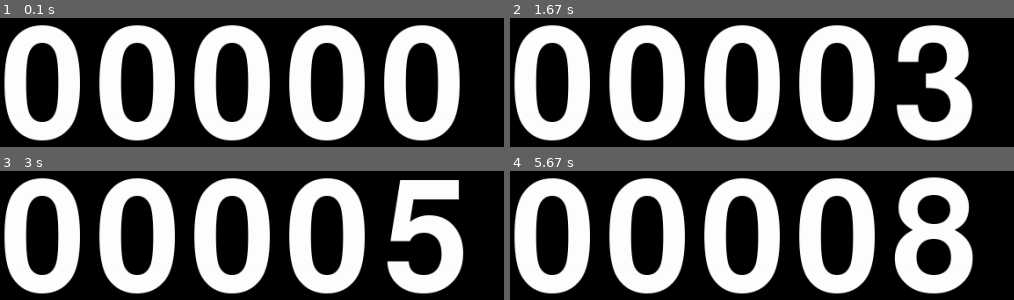
Above: before the commit, frames 1-4 (two rows, left to right).
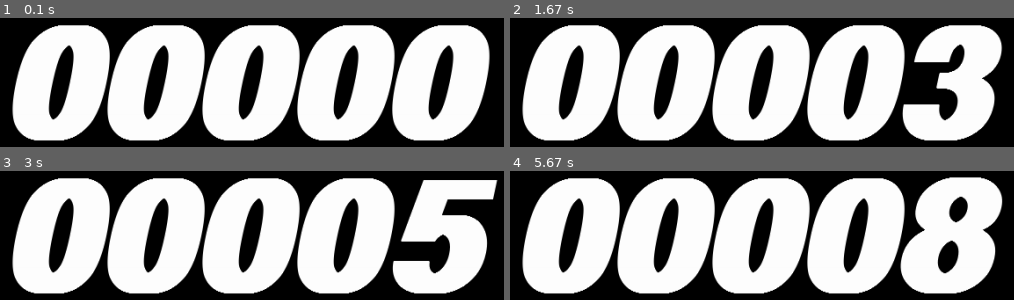
Above: after the commit, the same moments.

Repository: emard/pygame-counter
Game: pygame game, started from counter.py
Same seed, same stepped clock (60 frames per second), same inputs: the game is played once before the commit and once after it.
Inputs:
- Up to frame 1 (0.1 s): no input
- Up to frame 2 (1.67 s): tap Space at 0.33, 0.73, 1.23 s
- Up to frame 3 (3 s): tap Space at 1.82, 2.58 s
- Up to frame 4 (5.67 s): tap Space at 3.48, 4.47, 5.52 s

The runs differ from the first frame. In frame 1, 53% of the frame differs, in the area x 0-98%, y 5-96%; in frame 2, 52%; in frame 3, 51%; in frame 4, 53%.

Commit message:
font italic bold

Diff:
--- a/counter.py
+++ b/counter.py
@@ -16,7 +16,7 @@
 pygame.display.flip()
 pygame.event.set_grab(True)
 pygame.mouse.set_visible(False)
-font = pygame.font.SysFont('DSEG7 Classic', height)
+font = pygame.font.SysFont('DSEG7 Classic', height, bold=True, italic=True)
 
 def show_display():
     text = str("%05d" % counter)
